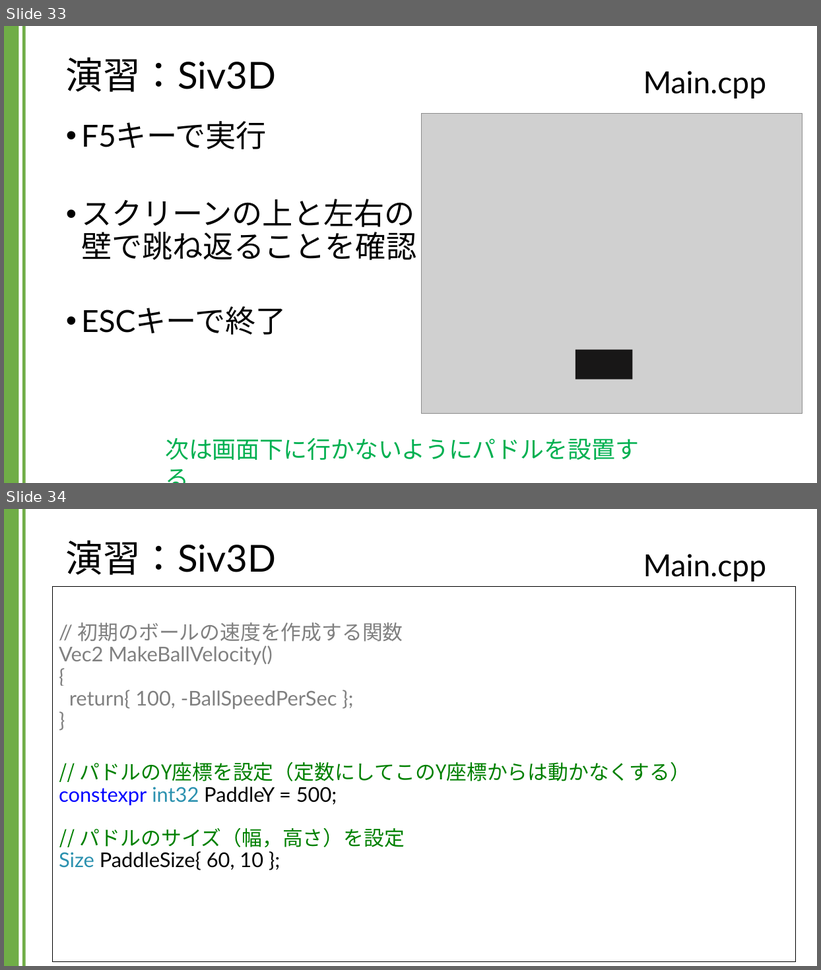
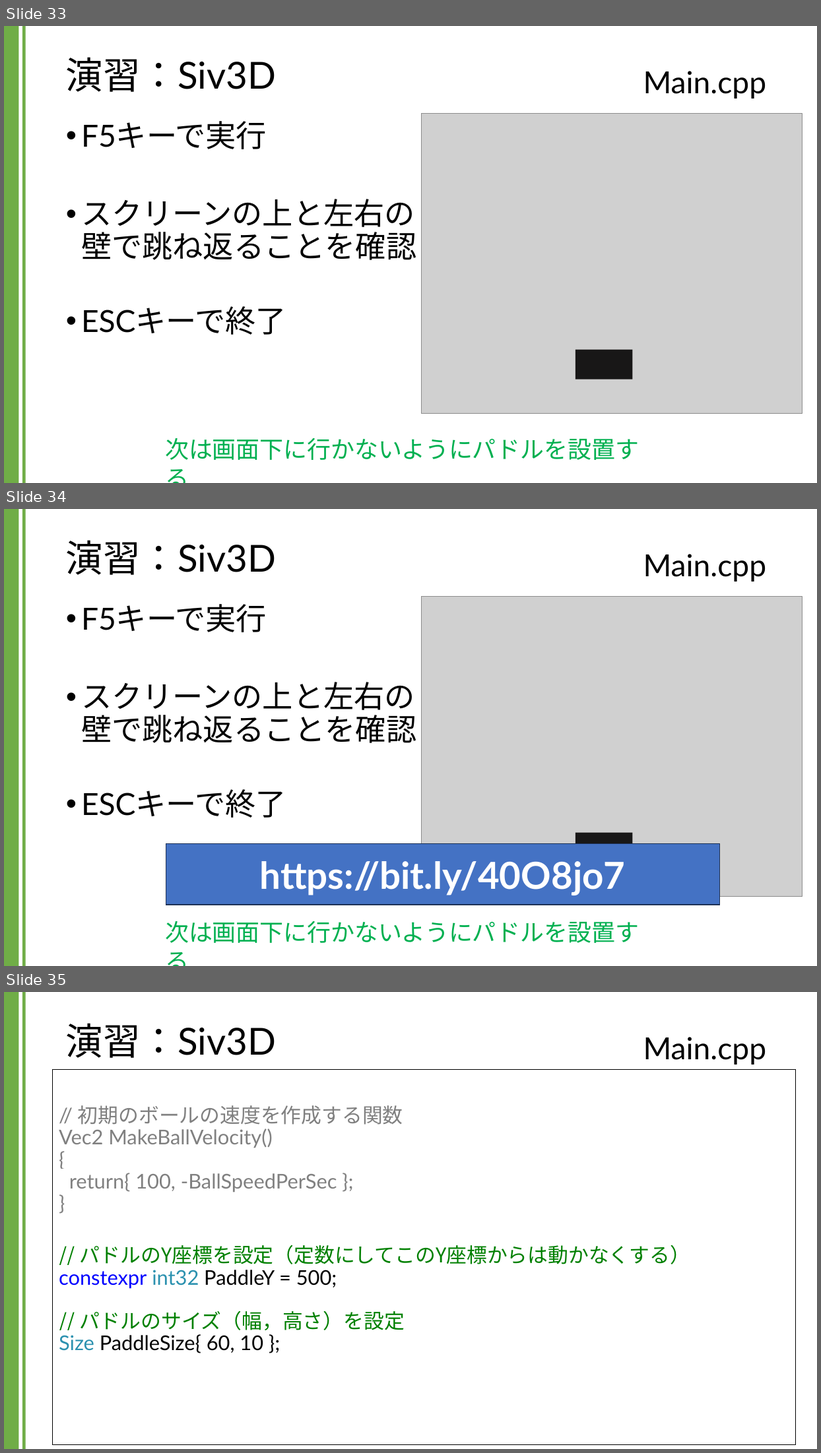
Before and after one commit to kic-murata/cpp2024, a slide deck: 授業資料/演習課題：Siv3D.pptx. Shown one above the other, each under a label of ours: slides 33 and 34 before the commit, slides 33, 34 and 35 after it. The pictures are 821x970 and 821x1453 pixels, drawn with LibreOffice and Linux fonts; fonts in the diff are those of the drawing; grey boxes stand for pictures; background and template pictures are left out. Boxes give left, top, right and bottom in pixels: in the first picture for what was removed or moved away, otherwise in the second. Text is boxed around its words. In the diff, an @@ line names an element or a change of style, - is before the commit and + after.

```diff
--- a/授業資料/演習課題：Siv3D.pptx
+++ b/授業資料/演習課題：Siv3D.pptx
@@ slide 34 added at (4,509,817,966), background #FFFFFF; not listed: 2 template elements that a slide beside it also shows @@
@@ title added at (66,540,276,575), 44 pt, text #000000 @@
+演習：Siv3D
@@ text added at (644,554,767,582), 36 pt, text #000000 @@
+Main.cpp
@@ text added at (81,604,416,818), 36 pt, text #000000 @@
+• F5キーで実行
+• スクリーンの上と左右の
+  壁で跳ね返ることを確認
+• ESCキーで終了
@@ picture added at (421,597,803,897) @@
@@ rectangle added at (166,844,720,906), fill #4472C4, outline #1E3256 1 pt, 44 pt, text #FFFFFF, bold @@
+https://bit.ly/40O8jo7
@@ rectangle added at (576,833,633,863), fill #181717 @@
@@ text added at (165,921,639,943), 28 pt, text #00B050 @@
+次は画面下に行かないようにパドルを設置する
@@ what was slide 34 is now slide 35 @@
```
Also in this commit, not shown: 5 slides changed.
